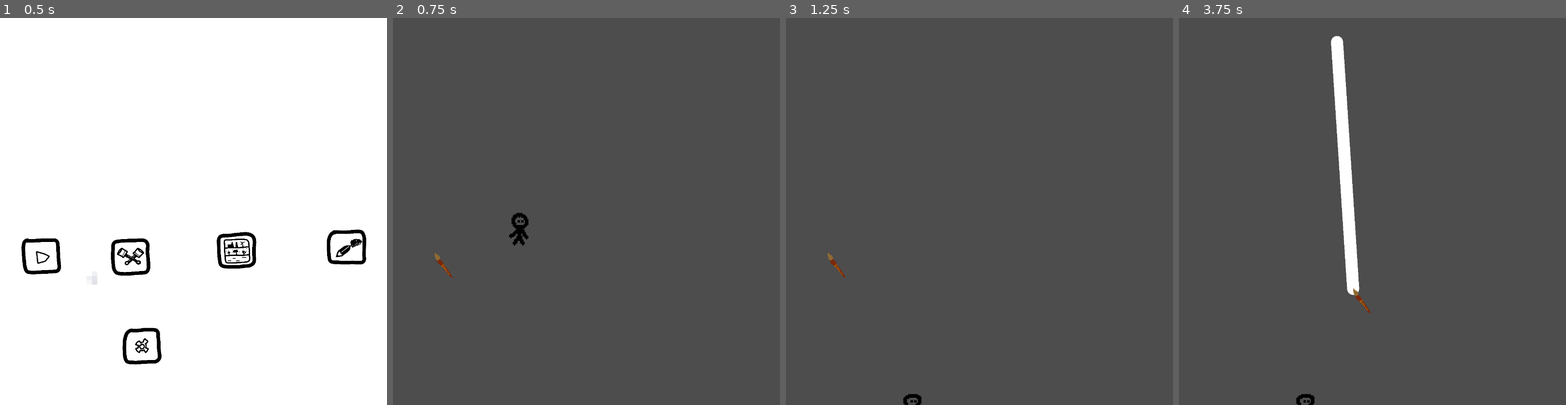
Above: before the commit, frames 1-4 (left to right).
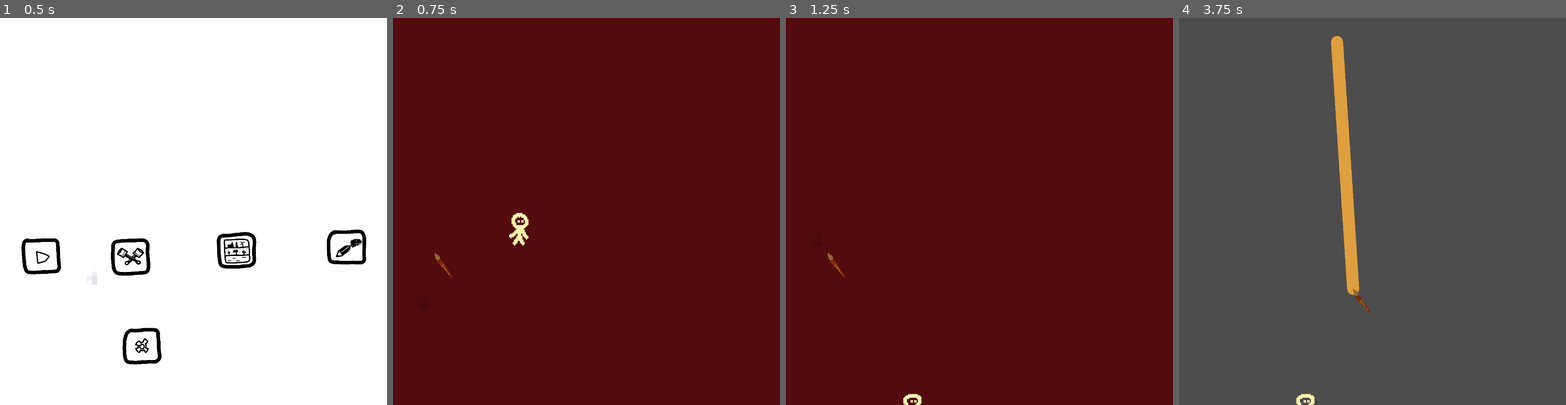
Above: after the commit, the same moments.

Repository: tanmayrajk/kinda-like-linerider-ig
Game: Godot game, scene res://scenes/menu.tscn
Two runs of this game, one before a commit and one after it. Both use one fixed random seed, a clock stepped at 60 frames per second and the inputs below.
Inputs (mouse positions are in pixels of both pictures, inside the frame that each line leads up to):
- Up to frame 1 (0.5 s): no input
- Up to frame 2 (0.75 s): click (435, 254) at 0.5 s
- Up to frame 3 (1.25 s): no input
- Up to frame 4 (3.75 s): tap Enter at 1.25 s; move the mouse to (1457, 192) at 1.27 s; hold D (move_right) 1.28-2.78 s; tap Alt at 1.35, 2.85 s; click (1457, 192) at 1.42 s; tap Space (jump) at 1.52, 2, 2.27 s; move the mouse to (1295, 230) at 2.02 s; tap Shift at 2.1, 3.6 s; click (1295, 230) at 2.17 s; move the mouse to (1411, 126) at 2.77 s; hold A (move_left) 2.78-3.53 s; click (1411, 126) at 2.92 s; move the mouse to (1353, 288) at 3.52 s; hold D (move_right) from 3.53 s (still down); click (1353, 288) at 3.67 s

Frame 1 is identical in both runs. In frame 2, 100% of the frame differs, in the area x 0-100%, y 0-100%; in frame 3, 100%; in frame 4, 2.2%.

Commit message:
colors and shit

Diff:
--- a/scenes/main.tscn
+++ b/scenes/main.tscn
@@ -5,6 +5,7 @@
 [ext_resource type="Script" uid="uid://deru5l3t1hrsp" path="res://scripts/camera.gd" id="2_sugp2"]
 [ext_resource type="AudioStream" uid="uid://pqb1v08r7h1r" path="res://assets/draw.wav" id="3_jyhfs"]
 [ext_resource type="Script" uid="uid://c6qghoxtg1c55" path="res://scripts/the_strokes.gd" id="3_tbgi4"]
+[ext_resource type="Texture2D" uid="uid://crj65vxtm85qp" path="res://assets/New Folder/white.png" id="4_85g3d"]
 [ext_resource type="Script" uid="uid://d2gllhgjhfrom" path="res://scripts/wall_spawner.gd" id="4_sfrgt"]
 [ext_resource type="AudioStream" uid="uid://cnj8b4e4rlrwx" path="res://assets/noise pollution v3.wav" id="6_tefeu"]
 [ext_resource type="Texture2D" uid="uid://bewwh26wns4v2" path="res://assets/New Folder/brush.png" id="7_o6xl0"]
@@ -12,6 +13,12 @@
 [node name="main" type="Node2D" unique_id=1209180813 node_paths=PackedStringArray("cusor_node")]
 script = ExtResource("1_tipki")
 cusor_node = NodePath("cursor")
+
+[node name="bg" type="Sprite2D" parent="." unique_id=1339314104]
+modulate = Color(0.32941177, 0.043137256, 0.05490196, 1)
+position = Vector2(134.49997, 136.49998)
+scale = Vector2(6.898649, 4.560811)
+texture = ExtResource("4_85g3d")
 
 [node name="player" parent="." unique_id=534280259 node_paths=PackedStringArray("camera") instance=ExtResource("2_0wfyh")]
 position = Vector2(78, 160)
--- a/scripts/the_strokes.gd
+++ b/scripts/the_strokes.gd
@@ -13,6 +13,7 @@
 
 			if drawing:
 				current_line = Line2D.new()
+				current_line.default_color = Color("e09f3e")
 				current_line.width = 10.0
 				current_line.begin_cap_mode = Line2D.LINE_CAP_ROUND
 				current_line.end_cap_mode = Line2D.LINE_CAP_ROUND
--- a/scripts/wall_spawner.gd
+++ b/scripts/wall_spawner.gd
@@ -39,6 +39,7 @@
 
 	var tom_poly = Polygon2D.new()
 	tom_poly.polygon = tom_points
+	tom_poly.color = Color("#9e2a2b")
 	var tom_body := StaticBody2D.new()
 	tom_body.collision_layer = 3
 	var tom_collision := CollisionPolygon2D.new()
@@ -50,6 +51,7 @@
 	add_child(tom_wall)
 	var top_poly = Polygon2D.new()
 	top_poly.polygon = top_points
+	top_poly.color = Color("#9e2a2b")
 	var top_body := StaticBody2D.new()
 	top_body.collision_layer = 3
 	var top_collision := CollisionPolygon2D.new()
Binary file changed: assets/guy-idle.png
